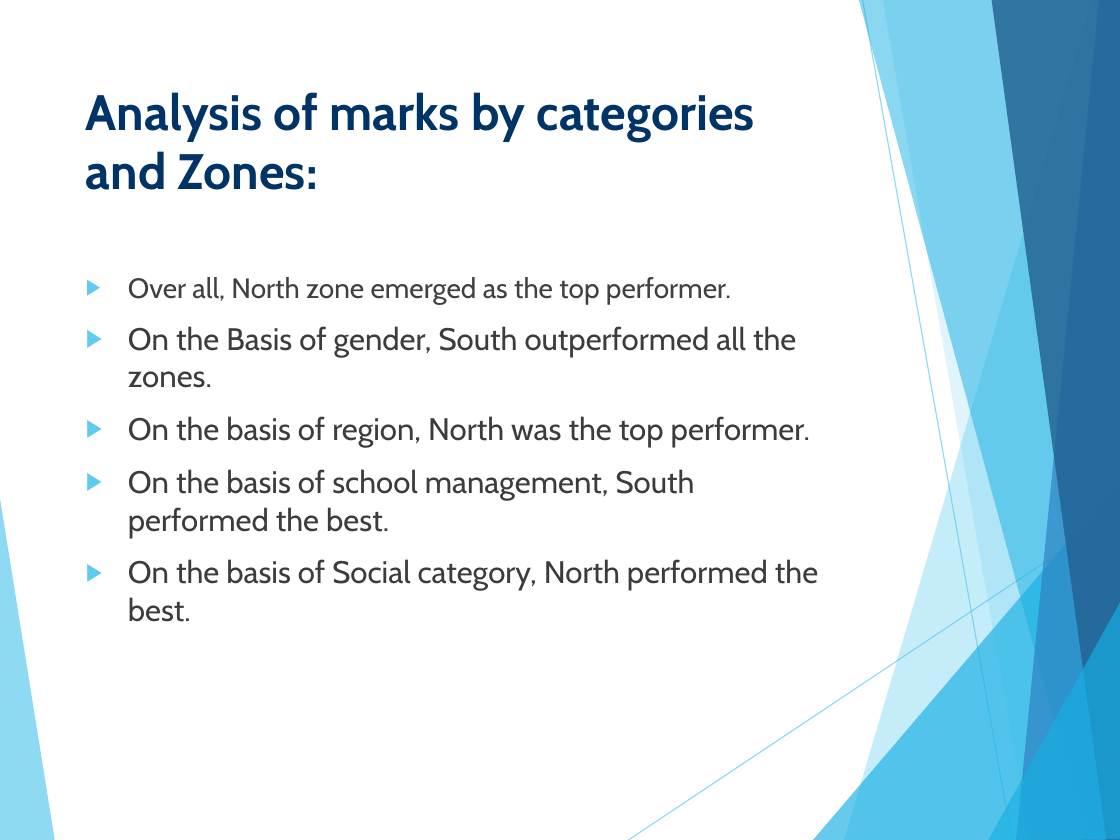
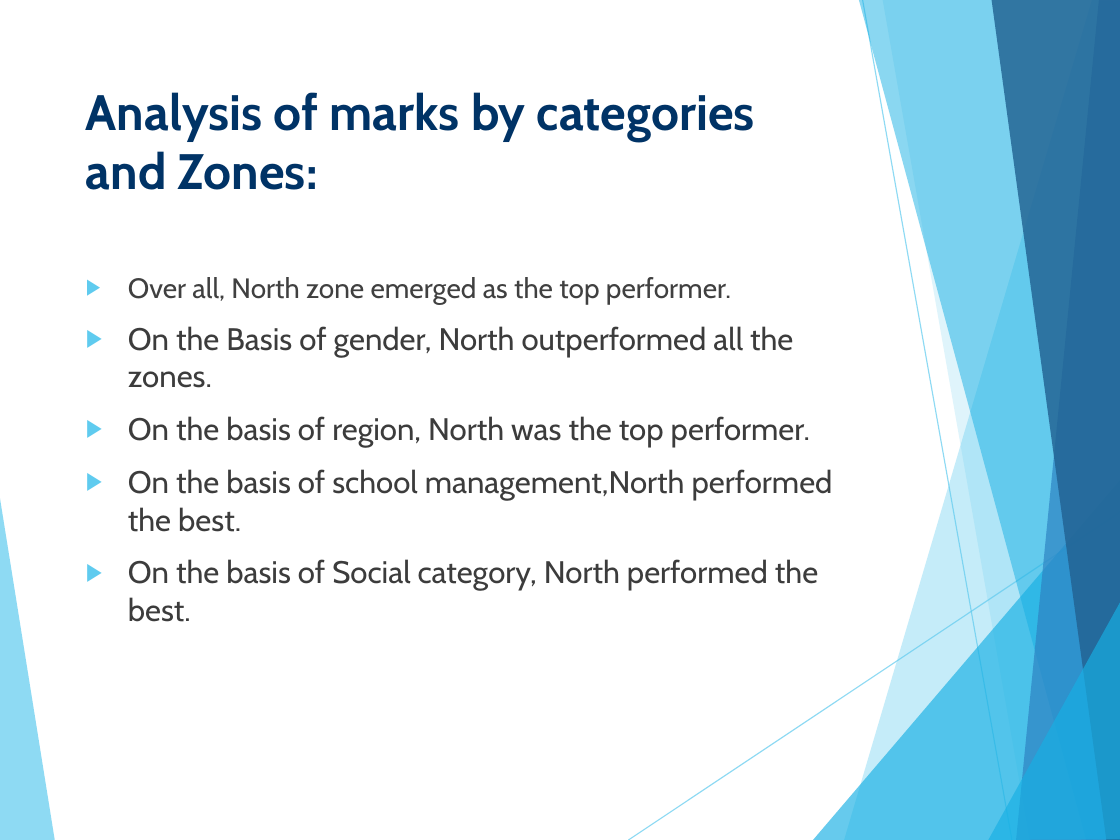
Before and after one commit to iamswatigupta20/Student-lanstransport-PowerBI, a slide deck: slide 6 of Parakh project ppt.pptx. Drawn at 1120x840 pixels with LibreOffice and Linux fonts; fonts in the diff are those of the drawing. Boxes give left, top, right and bottom in pixels: in the first picture for what was removed or moved away, otherwise in the second. Text is boxed around its words. In the diff, an @@ line names an element or a change of style, - is before the commit and + after.

```diff
--- a/Parakh project ppt.pptx
+++ b/Parakh project ppt.pptx
@@ text at bbox=[128, 326, 793, 388]: text changed @@
-▶ On the Basis of gender, South outperformed all the zones.
+▶ On the Basis of gender, North outperformed all the zones.
@@ text at bbox=[128, 469, 833, 532]: text changed @@
-▶ On the basis of school management, South performed the best.
+▶ On the basis of school management,North performed the best.
```
